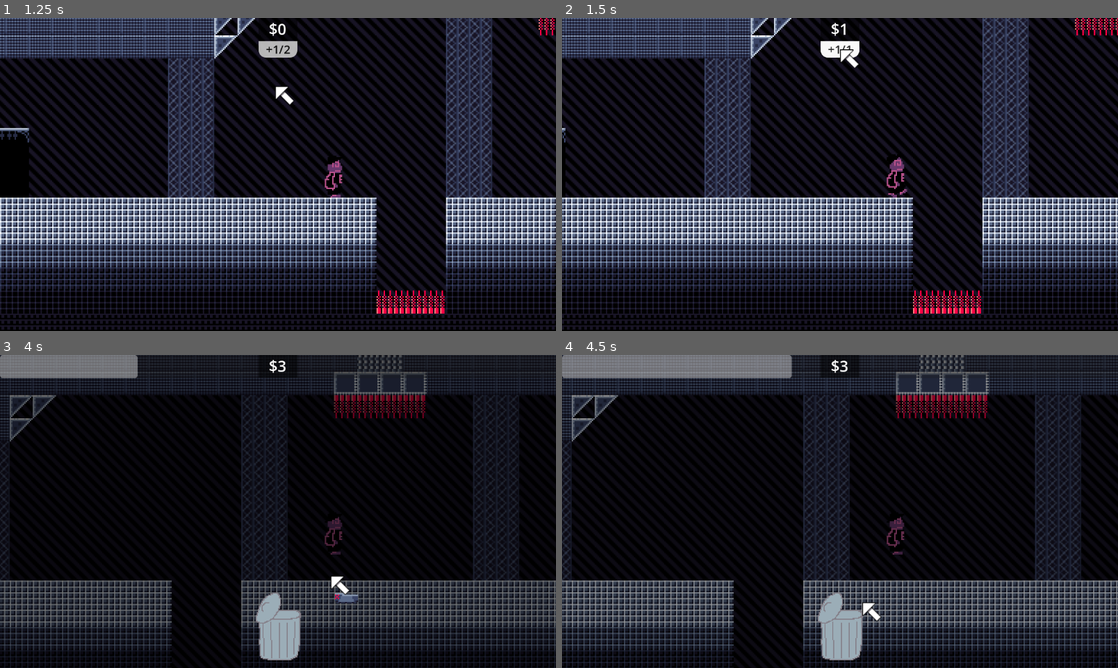
Above: before the commit, frames 1-4 (two rows, left to right).
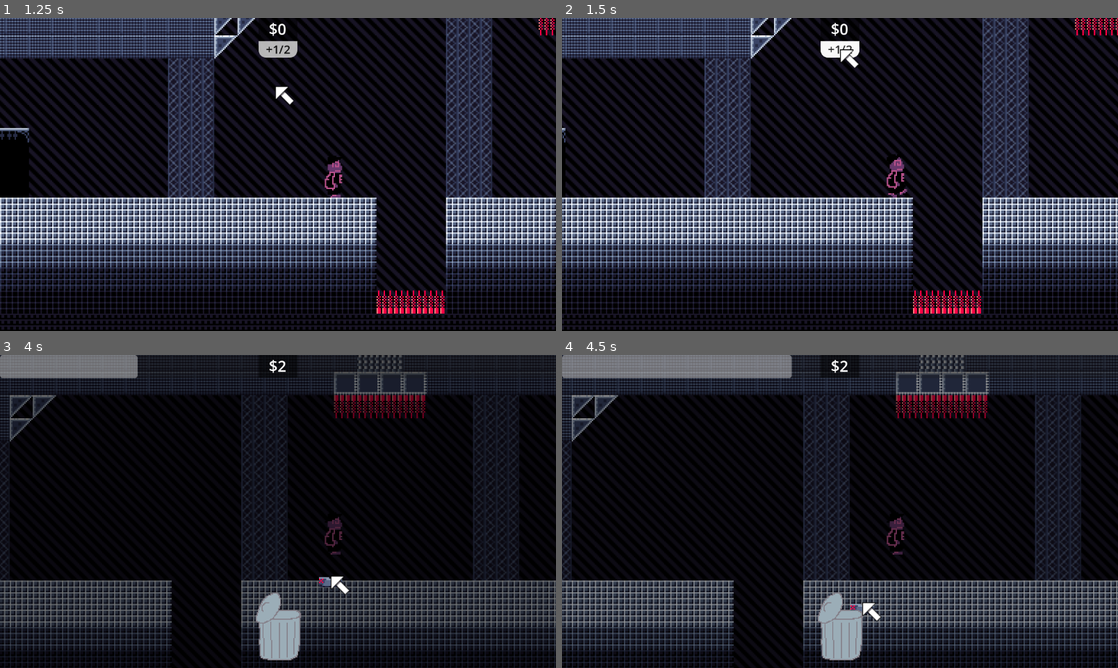
Above: after the commit, the same moments.

Repository: Jcodefox/GMTK2023TeamUmbrellaLand
Game: Godot game, scene res://scenes/tutorial.tscn
Same seed, same stepped clock (60 frames per second), same inputs: the game is played once before the commit and once after it.
Inputs (mouse positions are in pixels of both pictures, inside the frame that each line leads up to):
- Up to frame 1 (1.25 s): move the mouse to (400, 158) at 0.52 s; click (400, 158) at 0.67 s
- Up to frame 2 (1.5 s): click "+1/2" at 1.25 s
- Up to frame 3 (4 s): move the mouse to (166, 527) at 2.02 s; click (166, 527) at 2.17 s; move the mouse to (333, 442) at 2.77 s; click (333, 442) at 2.92 s; move the mouse to (339, 567) at 3.52 s; click (339, 567) at 3.67 s
- Up to frame 4 (4.5 s): move the mouse to (1006, 558) at 4.27 s; click (1006, 558) at 4.42 s

Frame 1 is identical in both runs. In frame 2, less than 0.1% of the frame differs, in the area x 50-53%, y 1-12%; in frame 3, 0.2%, in the area x 50-65%, y 1-80%; in frame 4, less than 0.1%.

Commit message:
Fixed bug with enemy movement on tutorial

Diff:
--- a/prefabs/game_handler.tscn
+++ b/prefabs/game_handler.tscn
@@ -1,7 +1,7 @@
 [gd_scene load_steps=5 format=3 uid="uid://dq2wr4prhhuf7"]
 
 [ext_resource type="Script" path="res://scripts/game_handler.gd" id="1_j77cv"]
-[ext_resource type="AudioStream" uid="uid://cxchq6k7h7pxy" path="res://music/song_1_loop.wav" id="2_t7t46"]
+[ext_resource type="AudioStream" uid="uid://drqdg7hn8vo37" path="res://music/02.ogg" id="2_1pwh1"]
 [ext_resource type="AudioStream" uid="uid://s8nrhfa1okxc" path="res://sfx/ding.wav" id="3_6e71e"]
 [ext_resource type="Texture2D" uid="uid://c6qtnqbh8htbx" path="res://cursor.png" id="4_vg62n"]
 
@@ -19,7 +19,7 @@
 color = Color(0, 0, 0, 0)
 
 [node name="Music" type="AudioStreamPlayer" parent="."]
-stream = ExtResource("2_t7t46")
+stream = ExtResource("2_1pwh1")
 autoplay = true
 
 [node name="CoinSound" type="AudioStreamPlayer" parent="."]
--- a/scripts/game_handler.gd
+++ b/scripts/game_handler.gd
@@ -12,12 +12,20 @@
 var coins_uncounted: int = 0
 
 func tutorial_mode(on: bool):
+	coins_uncounted = 0
+	is_clicked = false
+	mouse_over_trash = false
 	$Canvas/CursorTutorial.visible = on
+	if not on:
+		if not UI.get_node("CoinButton").pressed.is_connected(coin_button_press):
+			UI.get_node("CoinButton").pressed.connect(coin_button_press)
+	else:
+		if UI.get_node("CoinButton").pressed.is_connected(coin_button_press):
+			UI.get_node("CoinButton").pressed.disconnect(coin_button_press)
 
 func _ready():
 	UI.get_node("Trash").mouse_entered.connect(_on_trash_mouse_over_change.bind(true))
 	UI.get_node("Trash").mouse_exited.connect(_on_trash_mouse_over_change.bind(false))
-	UI.get_node("CoinButton").pressed.connect(coin_button_press)
 	UI.get_node("Lose/Button").pressed.connect(reload_level)
 
 func reload_level():
@@ -67,12 +75,12 @@
 	cursor_tween = create_tween()
 	get_viewport().position
 	Input.warp_mouse(UI.get_node("Trash").position + UI.get_node("Trash").size)
-	var trash_screen_loc: Vector2 = get_global_mouse_position()
+	var diff: Vector2 = (UI.get_node("Trash").global_position + UI.get_node("Trash").size) - handled_enemy.get_global_transform_with_canvas().origin
 	cursor_tween.tween_property($Canvas/CursorTutorial, "position", handled_enemy.get_global_transform_with_canvas().origin, 0.5)
 	cursor_tween.tween_interval(0.1)
 	cursor_tween.tween_property($Canvas/CursorTutorial, "position", UI.get_node("Trash").position + UI.get_node("Trash").size, 1)
 	cursor_tween.parallel()
-	cursor_tween.tween_property(handled_enemy, "global_position", trash_screen_loc, 1)
+	cursor_tween.tween_property(handled_enemy, "global_position", handled_enemy.global_position + diff * 0.333, 1)
 	cursor_tween.tween_callback(func():
 		handled_enemy.queue_free()
 		handled_enemy = null
@@ -156,7 +164,8 @@
 		cursor_tween.stop()
 		cursor_tween = null
 	cursor_tween = create_tween()
-	cursor_tween.tween_property($Canvas/CursorTutorial, "position", UI.get_node("CoinButton").position + UI.get_node("CoinButton").size / 2, 0.5)
+	cursor_tween.tween_property($Canvas/CursorTutorial, "position", \
+		UI.get_node("CoinButton").position + UI.get_node("CoinButton").size / 2, 0.5)
 	cursor_tween.tween_interval(0.2)
 	cursor_tween.tween_callback(coin_button_press)
 	cursor_tween.tween_interval(0.2)
Not shown, added: music/02.ogg.import
Not shown, changed: scenes/level_5.tscn
Not shown, added: music/02.ogg
